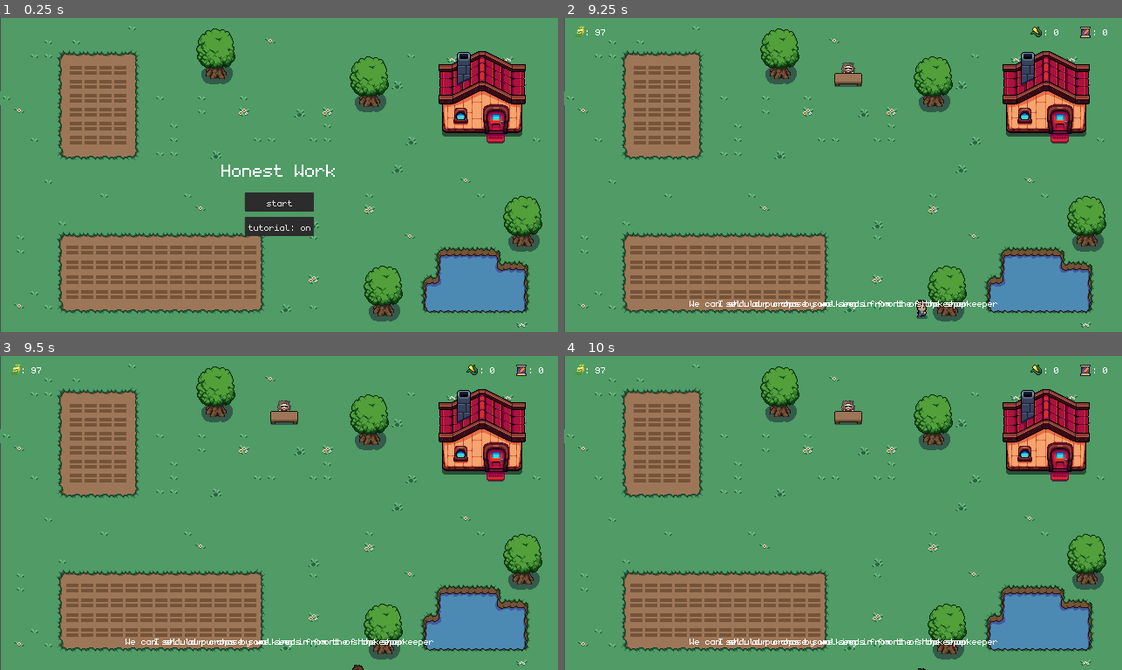
Above: before the commit, frames 1-4 (two rows, left to right).
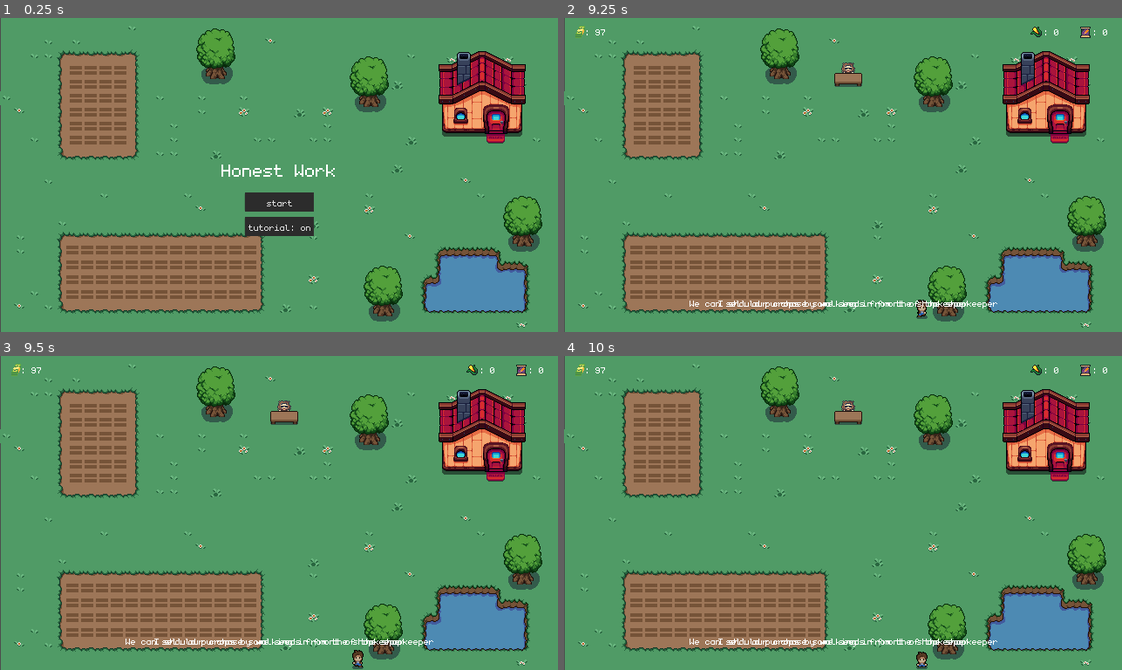
Above: after the commit, the same moments.

Repository: cammcinnes/wintermelonjam-2023
Game: Godot game, scene res://scenes/main.tscn
Two runs of this game, one before a commit and one after it. Both use one fixed random seed, a clock stepped at 60 frames per second and the inputs below.
Inputs (mouse positions are in pixels of both pictures, inside the frame that each line leads up to):
- Up to frame 1 (0.25 s): no input
- Up to frame 2 (9.25 s): click (843, 203) at 0.5 s; drag from (815, 250) to (642, 124) at 1.27 s; drag from (753, 250) to (642, 124) at 2.02 s; tap Enter at 2.75, 5, 7.25 s; move the mouse to (798, 250) at 2.77 s; hold D (move_right) 2.78-3.5 s; click (798, 250) at 2.85 s; drag from (787, 250) to (675, 127) at 3.52 s; tap Space at 4.25, 5.75, 8 s; drag from (770, 250) to (642, 124) at 4.27 s; drag from (742, 250) to (642, 124) at 5.02 s; move the mouse to (725, 250) at 5.77 s; hold S (move_down) 5.78-6.5 s; click (725, 250) at 5.85 s; drag from (709, 250) to (731, 190) at 6.52 s; drag from (697, 250) to (642, 124) at 7.27 s; drag from (681, 250) to (642, 124) at 8.02 s; move the mouse to (664, 250) at 8.77 s; hold S (move_down) from 8.78 s (still down); click (664, 250) at 8.85 s
- Up to frame 3 (9.5 s): keep holding S (move_down)
- Up to frame 4 (10 s): release S (move_down) at 9.5 s; drag from (653, 588) to (815, 588) at 9.52 s

Frames 1-2 are identical in both runs. In frame 3, 0.1% of the frame differs, in the area x 63-66%, y 93-100%; in frame 4, 0.1%.

Commit message:
fix collisions when teleport to house

Diff:
--- a/scenes/growzone.tscn
+++ b/scenes/growzone.tscn
@@ -125,6 +125,7 @@
 wait_time = 5.0
 
 [node name="cooldown" type="Timer" parent="."]
+wait_time = 3.0
 
 [connection signal="area_entered" from="hoed_land/can_grow" to="." method="_on_area_2d_area_entered"]
 [connection signal="input_event" from="hoed_land/can_grow" to="." method="_on_area_2d_input_event"]
--- a/scripts/player.gd
+++ b/scripts/player.gd
@@ -98,8 +98,9 @@
 
 	move_and_slide()
 
-	## Clamp the player's position to the screen boundaries
-		#var new_position = position
-		#new_position.x = clamp(new_position.x, 10, screen_size.x - 10)
-		#new_position.y = clamp(new_position.y, 5, screen_size.y - 20)
-		#position = new_position
+	# Clamp the player's position to the screen boundaries
+	if Main.curr_scene == "farm":
+		var new_position = position
+		new_position.x = clamp(new_position.x, 10, screen_size.x - 10)
+		new_position.y = clamp(new_position.y, 5, screen_size.y - 20)
+		position = new_position
